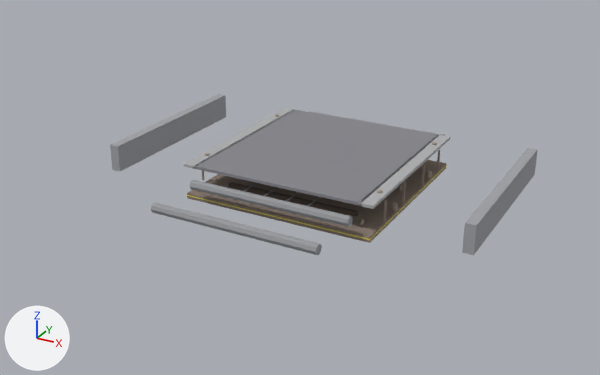
A saved change to the glTF model buildings/conveyor/models/conveyor_flat.glb.
Before and after are seen from a camera (50 mm lens) standing at (1.82, -3.56, 1.72) and looking at (-0.06, -0.13, 0.01). Every picture has the same lights, and +X, +Y and +Z are marked at lower left. The picture after the commit comes second. Where no turn or scale is listed for an object, it has been applied to the vertices. Vertices at exactly the same position are counted once.

Names of what the first picture shows: 'BasePlate', 'BeltGroove_0', 'BeltGroove_1', 'BeltGroove_2', 'BeltGroove_3', 'BeltSurface', 'Bolt_0', 'Bolt_2', 'Bolt_3', 'Bolt_6', 'Bolt_7', 'CrossMember_-0.7', 'HazardStripe', 'Rib_1_-0.2', 'Rib_1_-0.7', 'Rib_1_0.2', 'Rib_1_0.7', 'Roller_0', 'Roller_1', 'WallCapLeft', 'WallCapRight', 'WallLeft', 'WallRight' and 1 more.
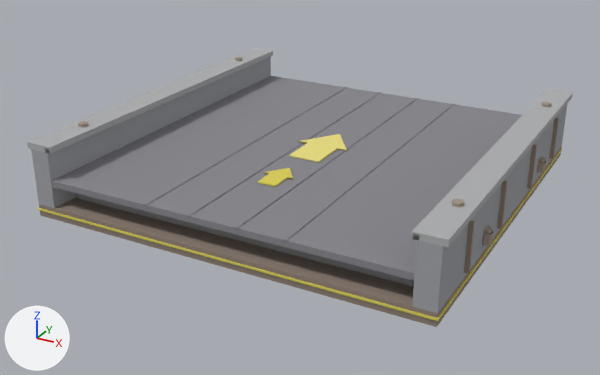
The change, as a list of edits to the scene's bpy script:
```text
Change me_box:
    remove me_box.from_pydata(...)  # 8 vertices, 12 faces; spans x -0.5..0.5, y -0.5..0.5, z 0.0..0.03
    add me_box.from_pydata(...)  # 8 vertices, 12 faces; spans x -1.0..1.0, y -1.0..1.0, z 0.0..0.06
    me_box part 1: the whole mesh is scaled about the mesh origin by 2
Change me_box_007:
    remove me_box_007.from_pydata(...)  # 8 vertices, 12 faces; spans x -0.45..0.45, y -0.5..0.5, z 0.0..0.015
    add me_box_007.from_pydata(...)  # 8 vertices, 12 faces; spans x -0.9..0.9, y -1.0..1.0, z 0.0..0.03
    me_box_007 part 2: the whole mesh is scaled about the mesh origin by 2
Change me_box_023:
    remove me_box_023.from_pydata(...)  # 8 vertices, 12 faces; spans x -0.502..0.502, y -0.502..0.502, z 0.0..0.005
    add me_box_023.from_pydata(...)  # 8 vertices, 12 faces; spans x -1.005..1.005, y -1.005..1.005, z 0.0..0.01
    me_box_023 part 3: the whole mesh is scaled about the mesh origin by 2
Change me_roller:
    remove me_roller.from_pydata(...)  # 16 vertices, 28 faces; spans x -0.425..0.425, y -0.025..0.025, z -0.025..0.025
    add me_roller.from_pydata(...)  # 16 vertices, 28 faces; spans x -0.85..0.85, y -0.05..0.05, z -0.05..0.05
    me_roller part 4: the whole mesh is scaled about its middle by 2
Change me_box_003:
    remove me_box_003.from_pydata(...)  # 8 vertices, 12 faces; spans x -0.035..0.035, y -0.5..0.5, z 0.0..0.015
    add me_box_003.from_pydata(...)  # 8 vertices, 12 faces; spans x -0.07..0.07, y -1.0..1.0, z 0.0..0.03
    me_box_003 part 5: the whole mesh is scaled about the mesh origin by 2
Change me_box_004:
    remove me_box_004.from_pydata(...)  # 8 vertices, 12 faces; spans x -0.035..0.035, y -0.5..0.5, z 0.0..0.015
    add me_box_004.from_pydata(...)  # 8 vertices, 12 faces; spans x -0.07..0.07, y -1.0..1.0, z 0.0..0.03
    me_box_004 part 6: the whole mesh is scaled about the mesh origin by 2
Change me_box_001:
    remove me_box_001.from_pydata(...)  # 8 vertices, 12 faces; spans x -0.025..0.025, y -0.5..0.5, z 0.0..0.14
    add me_box_001.from_pydata(...)  # 8 vertices, 12 faces; spans x -0.05..0.05, y -1.0..1.0, z 0.0..0.28
    me_box_001 part 7: the whole mesh is scaled about the mesh origin by 2
Change me_box_002:
    remove me_box_002.from_pydata(...)  # 8 vertices, 12 faces; spans x -0.025..0.025, y -0.5..0.5, z 0.0..0.14
    add me_box_002.from_pydata(...)  # 8 vertices, 12 faces; spans x -0.05..0.05, y -1.0..1.0, z 0.0..0.28
    me_box_002 part 8: the whole mesh is scaled about the mesh origin by 2
Change ob_beltgroove_0:
    ob_beltgroove_0.location: (-0.175, 0.0, 0.1) -> (-0.35, 0.0, 0.2)
Change ob_beltgroove_1:
    ob_beltgroove_1.location: (-0.06, 0.0, 0.1) -> (-0.12, 0.0, 0.2)
Change ob_beltgroove_2:
    ob_beltgroove_2.location: (0.06, 0.0, 0.1) -> (0.12, 0.0, 0.2)
Change ob_beltgroove_3:
    ob_beltgroove_3.location: (0.175, 0.0, 0.1) -> (0.35, 0.0, 0.2)
Change ob_bolt_0:
    ob_bolt_0.location: (-0.475, -0.35, 0.185) -> (-0.95, -0.7, 0.37)
Change ob_bolt_2:
    ob_bolt_2.location: (0.475, -0.35, 0.185) -> (0.95, -0.7, 0.37)
Change ob_bolt_3:
    ob_bolt_3.location: (0.475, 0.35, 0.185) -> (0.95, 0.7, 0.37)
Change ob_bolt_6:
    ob_bolt_6.location: (0.502, -0.225, 0.079) -> (1.005, -0.45, 0.158)
Change ob_bolt_7:
    ob_bolt_7.location: (0.502, 0.225, 0.079) -> (1.005, 0.45, 0.158)
Change ob_hazardstripe:
    ob_hazardstripe.location: (0.0, 0.0, 0.015) -> (0.0, 0.0, 0.03)
Change ob_rib_1__0_2:
    ob_rib_1__0_2.location: (0.505, -0.125, 0.044) -> (1.01, -0.25, 0.088)
Change ob_rib_1__0_7:
    ob_rib_1__0_7.location: (0.505, -0.35, 0.044) -> (1.01, -0.7, 0.088)
Change ob_rib_1_0_2:
    ob_rib_1_0_2.location: (0.505, 0.125, 0.044) -> (1.01, 0.25, 0.088)
Change ob_rib_1_0_7:
    ob_rib_1_0_7.location: (0.505, 0.35, 0.044) -> (1.01, 0.7, 0.088)
Change ob_wallcapleft:
    ob_wallcapleft.location: (-0.475, 0.0, 0.17) -> (-0.95, 0.0, 0.34)
Change ob_wallcapright:
    ob_wallcapright.location: (0.475, 0.0, 0.17) -> (0.95, 0.0, 0.34)
```

Boxes [x1, y1, x2, y2] around the edits, measured in the pictures (600 x 375 px):
'BeltSurface', rescaled (93% wider, 111% taller): before [195, 109, 438, 205]; after [51, 76, 522, 280]
'BasePlate', rescaled (102% wider, 117% taller): before [187, 160, 446, 243]; after [39, 146, 562, 327]
'WallLeft', moved, rescaled (106% wider, 94% taller): before [110, 94, 226, 172]; after [31, 56, 271, 208]
'WallCapRight', rescaled (77% wider, 112% taller): before [359, 135, 450, 209]; after [411, 89, 573, 247]
'WallRight', moved, rescaled (103% wider, 94% taller): before [462, 148, 538, 255]; after [412, 105, 567, 313]
'WallCapLeft', rescaled (123% wider, 73% taller): before [184, 108, 294, 169]; after [27, 48, 273, 154]
'Roller_0', rescaled: before [151, 203, 322, 255]; after [76, 193, 414, 286]
'HazardStripe', rescaled (101% wider, 129% taller): before [186, 165, 447, 240]; after [38, 148, 563, 321]
'BeltGroove_3', moved (mostly hidden before): before [308, 197, 320, 206]; after [283, 103, 454, 241]
'BeltGroove_2', moved (mostly hidden before): before [286, 192, 299, 201]; after [235, 98, 418, 229]
'BeltGroove_1', moved (mostly hidden before): before [264, 187, 278, 196]; after [187, 92, 381, 216]
'BeltGroove_0', moved (mostly hidden before): before [244, 183, 257, 192]; after [144, 87, 347, 205]
'Rib_1_-0.7', moved: before [383, 199, 387, 222]; after [464, 221, 475, 274]
'Rib_1_-0.2', moved: before [402, 182, 406, 204]; after [497, 180, 508, 229]
'Rib_1_0.2', moved: before [421, 164, 425, 186]; after [527, 145, 537, 189]
'Rib_1_0.7', moved: before [437, 150, 440, 171]; after [549, 118, 559, 159]
'Bolt_6', moved: before [392, 202, 398, 211]; after [482, 226, 493, 245]
'Bolt_7', moved: before [426, 170, 432, 178]; after [537, 157, 546, 172]
'Bolt_2', moved: before [377, 190, 382, 193]; after [452, 199, 464, 207]
'Bolt_0', moved: before [205, 153, 209, 156]; after [78, 121, 89, 127]
'Bolt_3', moved: before [432, 142, 437, 145]; after [542, 102, 552, 107]
'Roller_1', unchanged, covered by the edit: before [190, 180, 353, 227]
'DirectionArrow', unchanged, uncovered by the edit: after [289, 134, 347, 162]
